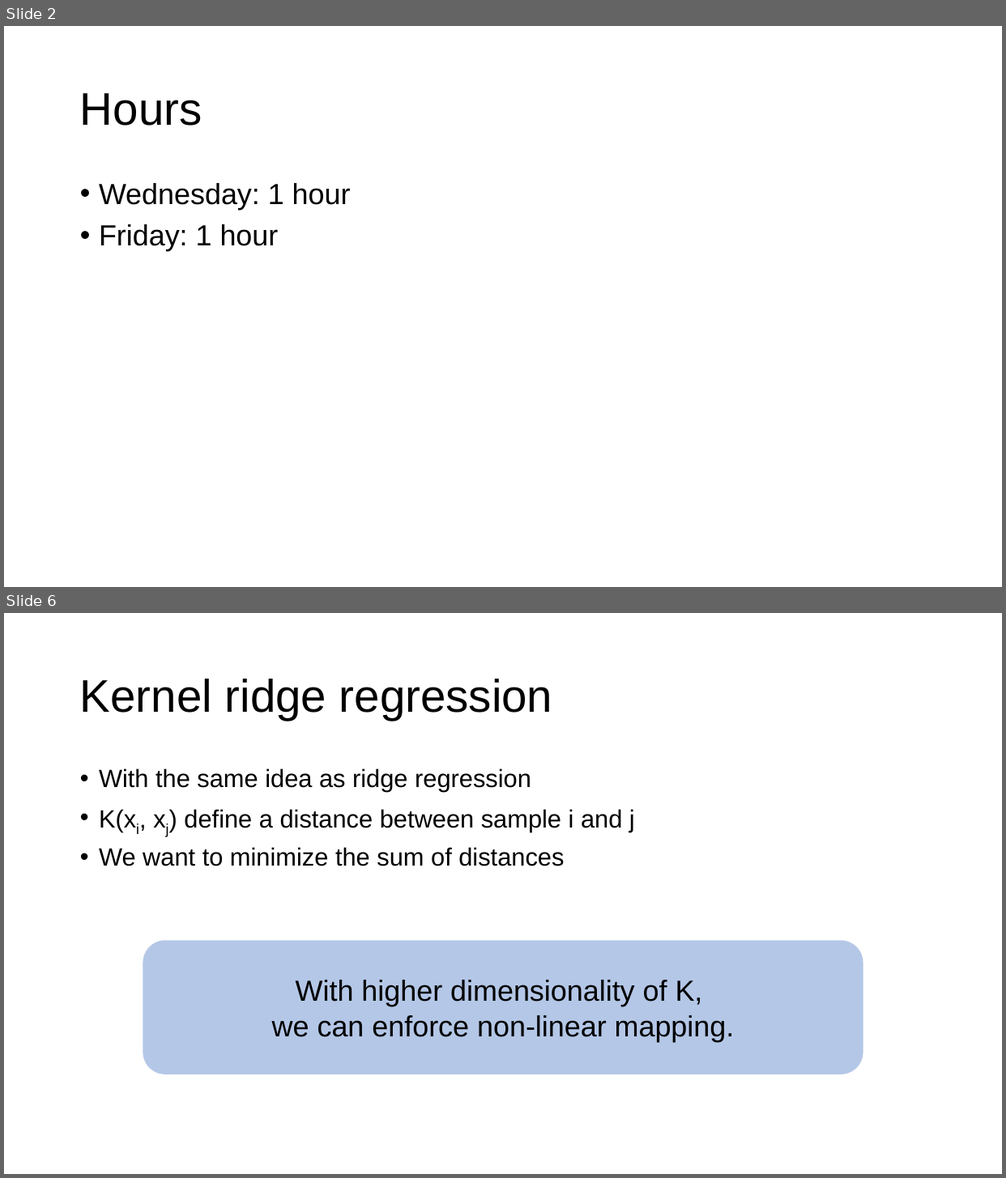
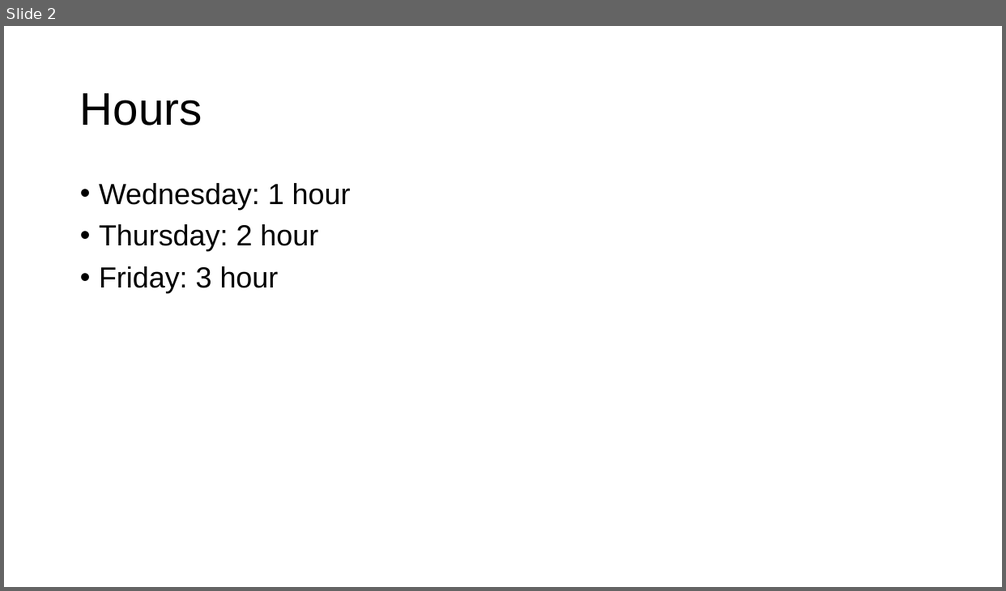
Before and after one commit to Top34051/foundry-model, a slide deck: slides/2021_03_05_Burapacheep.pptx. Shown one above the other, each under a label of ours: slides 2 and 6 before the commit, slide 2 after it; the slides between them are not shown. The pictures are 1006x1178 and 1006x591 pixels, drawn with LibreOffice and Linux fonts; fonts in the diff are those of the drawing. Boxes give left, top, right and bottom in pixels: in the first picture for what was removed or moved away, otherwise in the second. Text is boxed around its words. In the diff, an @@ line names an element or a change of style, - is before the commit and + after.

```diff
--- a/slides/2021_03_05_Burapacheep.pptx
+++ b/slides/2021_03_05_Burapacheep.pptx
@@ slide 6 removed at (4, 613, 1002, 1174), background #FFFFFF @@
@@ title removed at (80, 679, 553, 720) @@
-Kernel ridge regression
@@ text removed at (99, 769, 635, 867) @@
-• With the same idea as ridge regression
-• K(xi, xj) define a distance between sample i and j
-• We want to minimize the sum of distances
@@ rounded rectangle removed at (143, 941, 863, 1075) @@
-With higher dimensionality of K,
-we can enforce non-linear mapping.
@@ slide 2 changed as well @@
@@ text at (99, 224, 318, 293): text changed @@
-• Friday: 1 hour
+• Thursday: 2 hour
+• Friday: 3 hour
```
Also in this commit, not shown: 1 other slide changed, 5 slides added, 6 other slides removed, 4 other files.
